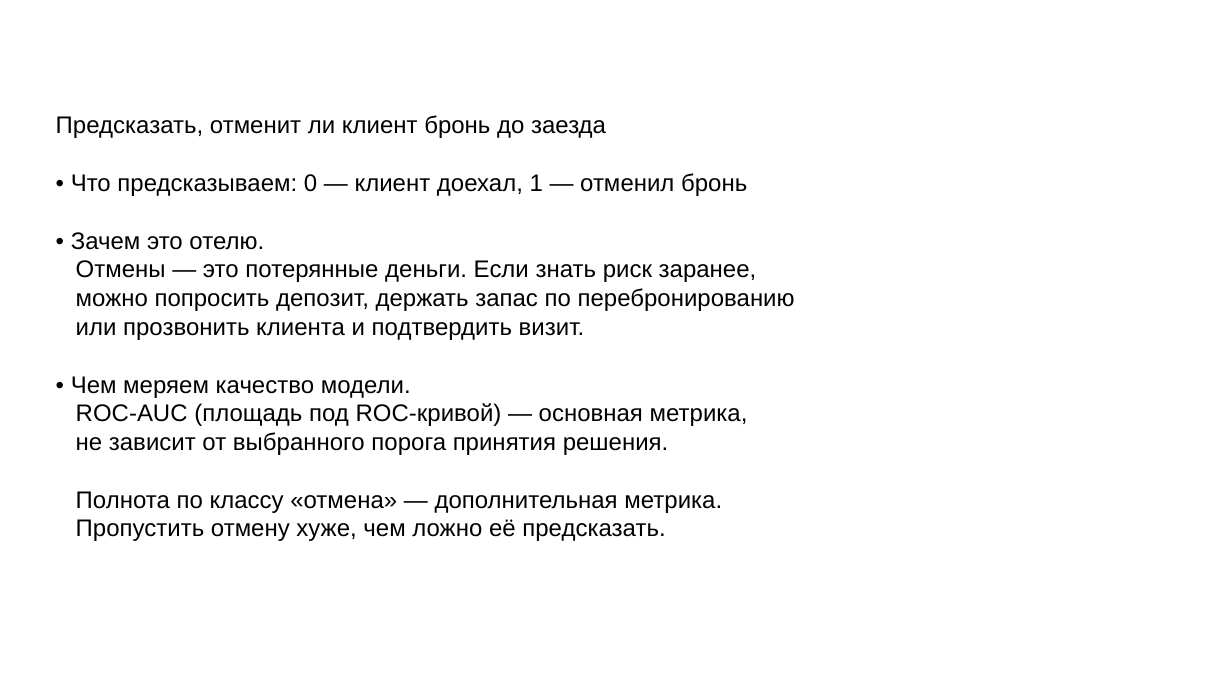
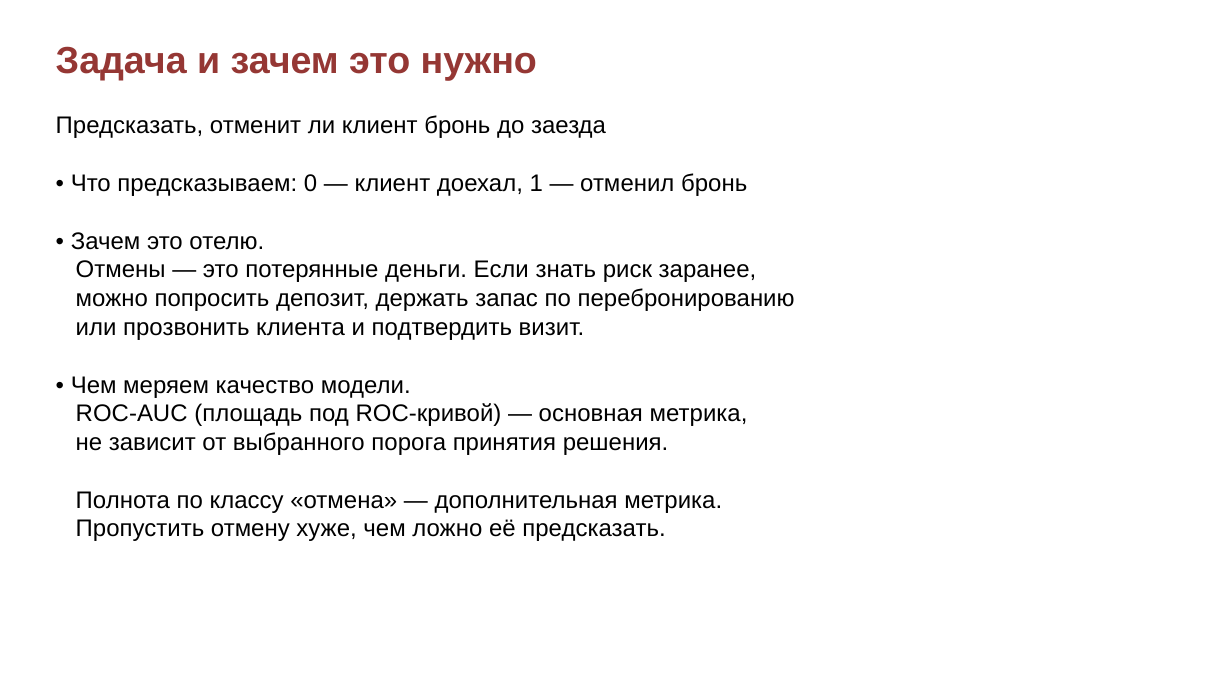
Before and after one commit to vitasha10/spbu2-project-sem2-ai, a slide deck: slide 2 of docs/presentation.pptx. Drawn at 1232x693 pixels with LibreOffice and Linux fonts; fonts in the diff are those of the drawing; background and template pictures are left out. Boxes give left, top, right and bottom in pixels: in the first picture for what was removed or moved away, otherwise in the second. Text is boxed around its words. In the diff, an @@ line names an element or a change of style, - is before the commit and + after.

```diff
--- a/docs/presentation.pptx
+++ b/docs/presentation.pptx
@@ text added at (56, 46, 537, 80), 22 pt, text #953734, bold @@
+Задача и зачем это нужно
```
Also in this commit, not shown: 12 other slides changed, 1 other file.
